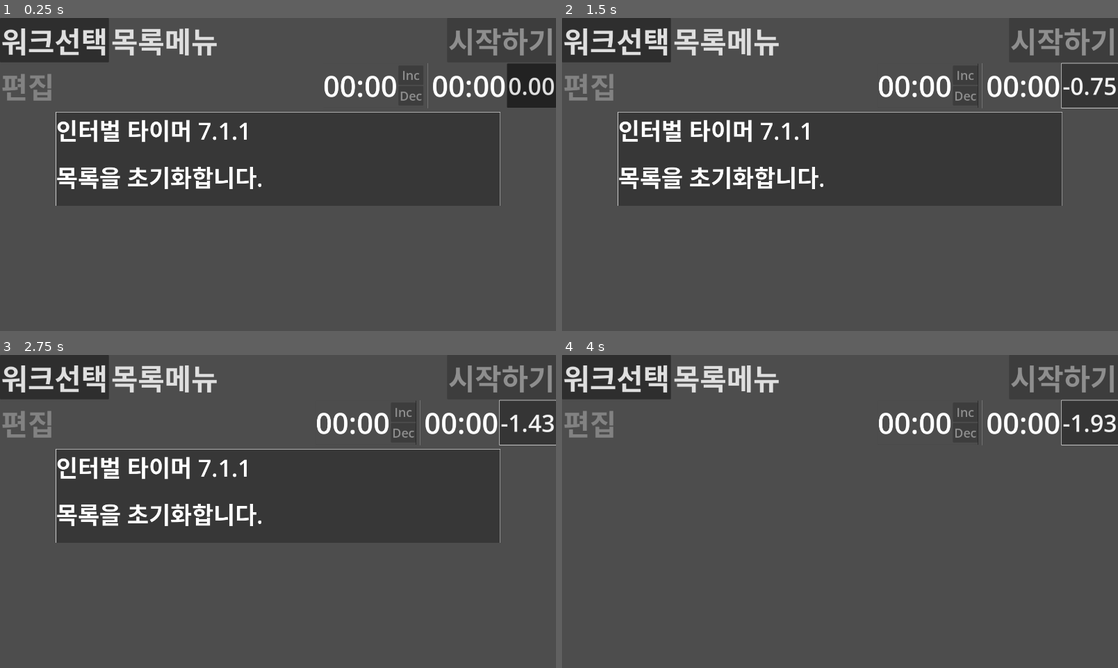
Above: before the commit, frames 1-4 (two rows, left to right).
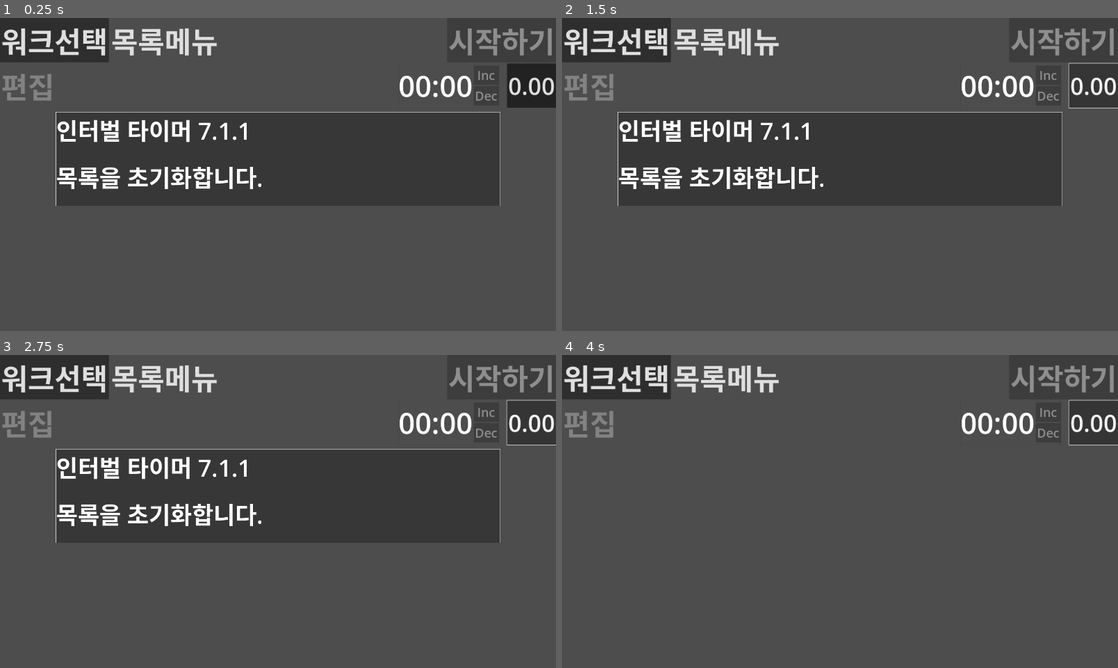
Above: after the commit, the same moments.

Repository: kasworld/maranic
Game: Godot game, scene res://main.tscn
Same seed, same stepped clock (60 frames per second), same inputs: the game is played once before the commit and once after it.
Inputs:
- Up to frame 1 (0.25 s): no input
- Up to frame 2 (1.5 s): click "0.00" at 0.5 s; click "-0.68" (after the commit: "0.00") at 1.25 s
- Up to frame 3 (2.75 s): click "-0.75" (after the commit: "0.00") at 2 s
- Up to frame 4 (4 s): click "-1.43" (after the commit: "0.00") at 2.75 s; click "-1.50" (after the commit: "0.00") at 3.5 s

The runs differ from the first frame. In frame 1, 1.2% of the frame differs, in the area x 58-91%, y 14-29%; in frame 2, 1.3%; in frame 3, 1.4%, in the area x 57-100%, y 14-29%; in frame 4, 1.4%.
Error after the commit: Invalid access of index '0' on a base object of type: 'PackedStringArray'. (res://main.gd:8)

Commit message:
WIP refact subwork

Diff:
--- a/int_edit/int_edit.gd
+++ b/int_edit/int_edit.gd
@@ -18,6 +18,9 @@
 var current_value :int
 var formater :Callable
 
+func _ready() -> void:
+	pass
+
 func init(llow :int, uselow :bool, val :int, lhigh :int, usehigh :bool, fmt :Callable=default_formater)->void:
 	limit_low = llow
 	use_limit_low = uselow
@@ -34,6 +37,7 @@
 func reset()->void:
 	current_value = init_value
 	update_label()
+	print_debug("reset")
 
 func default_formater(v:int)->String:
 	return "%d" % v
--- a/main.gd
+++ b/main.gd
@@ -10,13 +10,13 @@
 @onready var WorkListMenuButton = $VBoxContainer/TitleContainer/WorkListMenuButton
 @onready var CmdMenuButton = $VBoxContainer/TitleContainer/CmdMenuButton
 @onready var StartButton = $VBoxContainer/TitleContainer/StartButton
-@onready var FirstSubWorkNode = $VBoxContainer/FirstSubWorkNode
+@onready var MasterWorkNode = $VBoxContainer/MasterWorkNode
 @onready var SubWorkNodesContainer = $VBoxContainer/ScrollContainer/SubWorkNodesContainer
 
 var work_list :WorkList
-var current_work_index = -1
-var subwork_nodes = []
-var subwork_index = 1
+var current_work_index = -1 # inxex to worklist
+
+var subwork_node_list = [] # == work_list[current_work_index]
 
 # Called when the node enters the scene tree for the first time.
 func _ready() -> void:
@@ -29,9 +29,8 @@
 	CmdMenuButton.get_popup().index_pressed.connect(cmd_menu_index_pressed)
 	reset_work_list()
 	work_list2work_list_menu()
-	FirstSubWorkNode.disable_buttons(true)
-	FirstSubWorkNode.add_subwork.connect(_on_work_container_add_subwork)
-	FirstSubWorkNode.del_subwork.connect(_on_work_container_del_subwork)
+	MasterWorkNode.disable_buttons(true)
+	work_connect(MasterWorkNode)
 
 # work list ########################################################################################
 
@@ -39,7 +38,7 @@
 	WorkListMenuButton.get_popup().clear()
 	for i in work_list.works.size():
 		WorkListMenuButton.get_popup().add_item(work_list.get_at(i).to_str(),i)
-	clear_subwork_nodes()
+	clear_subwork_node_list()
 
 func work_list_menu_index_pressed(sel :int)->void:
 	current_work_index = sel
@@ -107,45 +106,80 @@
 
 # subwork ##########################################################################################
 
-func select_work(work_index :int)->void:
-	var sel_wd = work_list.get_at(work_index)
+func select_work(wi :int)->void:
+	var sel_wd = work_list.get_at(wi)
 	text2speech(tr("%s로 설정합니다.") % sel_wd.get_title())
-	clear_subwork_nodes()
-	make_subwork_nodes(sel_wd)
+	clear_subwork_node_list()
+	make_subwork_node_list(sel_wd)
 	reset_time()
-	update_time_labels()
 	CmdMenuButton.get_popup().set_item_disabled(4,false)
 	StartButton.disabled = false
 
-func clear_subwork_nodes()->void:
+func clear_subwork_node_list()->void:
 	# clear
-	for i in subwork_nodes.size():
+	for i in subwork_node_list.size():
 		if i == 0:
 			continue
-		SubWorkNodesContainer.remove_child(subwork_nodes[i])
-		subwork_nodes[i].queue_free()
-	subwork_nodes = [
-		FirstSubWorkNode
+		SubWorkNodesContainer.remove_child(subwork_node_list[i])
+		subwork_node_list[i].queue_free()
+	subwork_node_list = [
+		MasterWorkNode
 	]
-	FirstSubWorkNode.disable_buttons(true)
-	FirstSubWorkNode.reset()
+	MasterWorkNode.disable_buttons(true)
+	MasterWorkNode.clear()
 	CmdMenuButton.get_popup().set_item_disabled(4,true)
 	StartButton.disabled = true
 
-func make_subwork_nodes(wk :WorkList.Work)->void:
-	FirstSubWorkNode.disable_buttons(false)
+func make_subwork_node_list(wk :WorkList.Work)->void:
+	MasterWorkNode.disable_buttons(false)
 	for i in wk.subwork_list.size()-1:
 		var wn = work_scene.instantiate()
 		wn.focus_mode = Control.FOCUS_ALL
-		wn.add_subwork.connect(_on_work_container_add_subwork)
-		wn.del_subwork.connect(_on_work_container_del_subwork)
-		subwork_nodes.append(wn)
+		work_connect(wn)
+		subwork_node_list.append(wn)
 		SubWorkNodesContainer.add_child(wn)
-	for i in subwork_nodes.size():
+	for i in subwork_node_list.size():
 		var sw = wk.subwork_list[i]
-		subwork_nodes[i].set_subwork(i,sw)
-	if subwork_nodes.size() <= 1 :
-		subwork_nodes[0].disable_menu(1,true)
+		subwork_node_list[i].init(i,sw)
+	if subwork_node_list.size() <= 1 :
+		subwork_node_list[0].disable_menu(1,true)
+
+func work_connect(wn :SubWorkNode)->void:
+	wn.add_subwork.connect(_on_work_container_add_subwork)
+	wn.del_subwork.connect(_on_work_container_del_subwork)
+	wn.time_reached.connect(_on_work_time_reached)
+
+var subwork_index :int = 1
+func _on_work_time_reached(idx :int, v :float)->void:
+	if idx == 0: # masterwork
+		StartButton.button_pressed = false
+		pause_master()
+	else:
+		subwork_index = idx
+		subwork_node_list[subwork_index].reset_time()
+		var oldWorkStr = subwork_node_list[subwork_index].get_label_text()
+		subwork_index += 1
+		if subwork_node_list.size() <= subwork_index:
+			subwork_index = 1
+		var newWorkStr = subwork_node_list[subwork_index].get_label_text()
+		text2speech(tr("%s를 끝내고 %s를 시작합니다.") %[oldWorkStr,newWorkStr])
+		subwork_node_list[subwork_index].grab_focus()
+
+# start and resume
+func start_master()->void:
+	subwork_node_list[0].start()
+	subwork_node_list[subwork_index].start()
+	var sel_wd = work_list.get_at(current_work_index)
+	StartButton.text = tr("멈추기")
+	text2speech(tr("%s를 시작합니다.") % [ sel_wd.get_title() ])
+
+# stop and pause
+func pause_master()->void:
+	subwork_node_list[0].pause()
+	subwork_node_list[subwork_index].pause()
+	var sel_wd = work_list.get_at(current_work_index)
+	StartButton.text = tr("시작하기")
+	text2speech(tr("%s를 멈춥니다.") % [ sel_wd.get_title() ])
 
 func _on_work_container_del_subwork(index :int, sw :WorkList.SubWork)->void:
 	var wk = work_list.get_at(current_work_index)
@@ -161,50 +195,25 @@
 	wk.add_new_subwork( WorkList.SubWork.new(["운동", 60*3]) )
 	work_list2work_list_menu()
 	select_work(current_work_index)
-	subwork_nodes[0].disable_menu(1,false)
+	subwork_node_list[0].disable_menu(1,false)
 
 func _on_start_button_toggled(button_pressed: bool) -> void:
-	if subwork_nodes.size() == 0 :
-		return
-	var sel_wd = work_list.get_at(current_work_index)
-	if button_pressed :
-		if subwork_nodes[0].remainSec<=0:
-			reset_time()
-		StartButton.text = tr("멈추기")
-		text2speech(tr("%s를 시작합니다.") % [ sel_wd.get_title() ])
-		$Timer.start()
+	if subwork_node_list.size() == 0 :
+		return
+	if button_pressed : # start current work
+		start_master()
 	else:
-		StartButton.text = tr("시작하기")
-		text2speech(tr("%s를 멈춥니다.") % [ sel_wd.get_title() ])
-		$Timer.stop()
+		pause_master()
 	disable_buttons(button_pressed)
 
-func _on_timer_timeout() -> void:
-	if subwork_nodes[0].dec_remain_sec() != true: # fail to dec
-		StartButton.button_pressed = false
-	elif subwork_nodes.size() > subwork_index:
-		if subwork_nodes[subwork_index].dec_remain_sec() != true: # move to next sub work
-			subwork_nodes[subwork_index].reset_time()
-			var oldWorkStr = subwork_nodes[subwork_index].get_label_text()
-			subwork_index += 1
-			if subwork_nodes.size() <= subwork_index:
-				subwork_index = 1
-			var newWorkStr = subwork_nodes[subwork_index].get_label_text()
-			text2speech(tr("%s를 끝내고 %s를 시작합니다.") %[oldWorkStr,newWorkStr])
-			subwork_nodes[subwork_index].grab_focus()
-	update_time_labels()
-
-func update_time_labels()->void:
-	for o in subwork_nodes:
-		o.update_time_labels()
 
 func reset_time()->void:
-	for o in subwork_nodes:
+	for o in subwork_node_list:
 		o.reset_time()
 
 func disable_buttons(b :bool)->void:
 	WorkListMenuButton.disabled = b
-	for o in subwork_nodes:
+	for o in subwork_node_list:
 		o.disable_buttons(b)
 
 # raw data #########################################################################################
--- a/main.tscn
+++ b/main.tscn
@@ -7,8 +7,6 @@
 
 [node name="main" type="Node2D"]
 script = ExtResource("1_qfeat")
-
-[node name="Timer" type="Timer" parent="."]
 
 [node name="VBoxContainer" type="VBoxContainer" parent="."]
 offset_right = 1920.0
@@ -53,7 +51,7 @@
 toggle_mode = true
 text = "시작하기"
 
-[node name="FirstSubWorkNode" parent="VBoxContainer" instance=ExtResource("2_ongj6")]
+[node name="MasterWorkNode" parent="VBoxContainer" instance=ExtResource("2_ongj6")]
 layout_mode = 2
 size_flags_vertical = 1
 
@@ -69,5 +67,4 @@
 [node name="TimedMessage" parent="." instance=ExtResource("4_mflyv")]
 visible = false
 
-[connection signal="timeout" from="Timer" to="." method="_on_timer_timeout"]
 [connection signal="toggled" from="VBoxContainer/TitleContainer/StartButton" to="." method="_on_start_button_toggled"]
--- a/subwork_node.gd
+++ b/subwork_node.gd
@@ -1,66 +1,67 @@
 extends HBoxContainer
 
-@onready var timeedit = $TimeEdit
-@onready var timerecorder = $TimeRecorder
+class_name SubWorkNode
 
 signal del_subwork(index :int, sw :WorkList.SubWork)
 signal add_subwork(index :int, sw :WorkList.SubWork)
+signal time_reached(index :int, v :float)
 
 var subwork :WorkList.SubWork
 var subwork_index :int
-var remainSec = 0
 
-# Called when the node enters the scene tree for the first time.
-func _ready() -> void:
-	$MenuButton.get_popup().theme = preload("res://menulist_theme.tres")
-	$MenuButton.get_popup().index_pressed.connect(menu_index_pressed)
-	$TimeEdit.init(0,true,0,99,false,TickLib.tick2stri)
-	$TimeEdit.value_changed.connect(set_subwork_second)
-
-func set_subwork_second() ->void:
-	subwork.second = $TimeEdit.get_value()
-	if subwork.second < 0 :
-		subwork.second = 0
-	$TimeRecorder.set_initial_sec(subwork.second)
-	reset_time()
-	update_time_labels()
-
-func set_subwork(i :int, sw :WorkList.SubWork)->void:
+func init(i :int, sw :WorkList.SubWork)->void:
 	subwork_index = i
 	subwork = sw
 	$NameEdit.text = subwork.name
 	$MenuButton.text = subwork.name
 	$TimeRecorder.init(i, 200, TickLib.tick2stri)
 	$TimeRecorder.set_initial_sec(subwork.second)
+	$TimeEdit.set_init_value(subwork.second)
 
-func reset()->void:
+
+# Called when the node enters the scene tree for the first time.
+func _ready() -> void:
+	$MenuButton.get_popup().theme = preload("res://menulist_theme.tres")
+	$MenuButton.get_popup().index_pressed.connect(_on_menu_index_pressed)
+	$TimeRecorder.overrun.connect(_on_timerecorder_overrun)
+	$TimeEdit.init(0,true,0,99,false,TickLib.tick2stri)
+	$TimeEdit.value_changed.connect(_on_edit_value_changed)
+
+func _on_timerecorder_overrun(v:float)->void:
+	time_reached.emit(subwork_index, v)
+	reset_time()
+
+func _on_edit_value_changed() ->void:
+	subwork.second = $TimeEdit.get_value()
+	if subwork.second < 0 :
+		subwork.second = 0
+	$TimeRecorder.set_initial_sec(subwork.second)
+	reset_time()
+
+func clear()->void:
 	subwork_index = -1
 	subwork = null
-	remainSec = 0
-	update_time_labels()
 	$NameEdit.text = ""
-	$TimeEdit.reset()
-	$TimeRecorder.set_initial_sec(remainSec)
+	$TimeEdit.set_init_value(0)
+	$TimeRecorder.set_initial_sec(0)
 
-func update_time_labels()->void:
-	$SecRemainLabel.text = TickLib.tick2stri(remainSec)
+func reset_time()->void:
+	$TimeRecorder.reset()
+
+# start and resume
+func start()->void:
+	$TimeRecorder.start()
+
+# stop and pause
+func pause()->void:
+	$TimeRecorder.pause()
 
 func disable_buttons(b :bool)->void:
 	$MenuButton.disabled = b
 	$TimeEdit.disable_buttons(b)
 
-func reset_time()->void:
-	remainSec = subwork.second
-	$TimeEdit.set_init_value(remainSec)
-
 func get_label_text()->String:
 	return $NameEdit.text
-
-func dec_remain_sec() -> bool:
-	remainSec -= 1
-	if remainSec <= 0:
-		return false # not success
-	return true
 
 func disable_menu(i :int, b :bool)->void:
 	$MenuButton.get_popup().set_item_disabled(i,b)
@@ -70,7 +71,7 @@
 	$NameEdit.visible = b
 	$MenuButton.visible = not b
 
-func menu_index_pressed(sel :int)->void:
+func _on_menu_index_pressed(sel :int)->void:
 	match sel :
 		0: # 서브워크이름바꾸기
 			edit_name( true)
--- a/subwork_node.tscn
+++ b/subwork_node.tscn
@@ -52,14 +52,9 @@
 custom_minimum_size = Vector2(20, 0)
 layout_mode = 2
 
-[node name="SecRemainLabel" type="Label" parent="."]
-layout_mode = 2
-theme = ExtResource("2_dbx7h")
-text = "00:00"
-
 [node name="TimeRecorder" parent="." instance=ExtResource("5_miup7")]
 layout_mode = 2
-theme = SubResource("Theme_84h71")
+theme = SubResource("Theme_lr5g8")
 
 [connection signal="focus_entered" from="NameEdit" to="." method="_on_name_edit_focus_entered"]
 [connection signal="focus_exited" from="NameEdit" to="." method="_on_name_edit_focus_exited"]
--- a/time_recorder/time_recorder.gd
+++ b/time_recorder/time_recorder.gd
@@ -2,7 +2,8 @@
 
 class_name TimeRecorder
 
-signal started(n:int)
+signal started(n:int) # emit when 1st start
+signal overrun(v :float) # emit when count down over 0 with overrun value(<0)
 
 var initial_sec :float
 var start_tick :float
@@ -21,6 +22,7 @@
 	formater = fmt
 	theme.default_font_size = fsize
 
+# set initial sec and count donw timer
 func set_initial_sec(t :float)->void:
 	initial_sec = t
 	is_downward = true
@@ -36,6 +38,12 @@
 	started.emit(index)
 	resume()
 
+func start()->void:
+	if is_inuse:
+		resume()
+	else:
+		start1st()
+
 func pause()->void:
 	is_paused = true
 	sum_tick += get_last_dur()
@@ -48,6 +56,8 @@
 	var dur :float
 	if is_downward:
 		dur = get_remain_sec()
+		if dur < 0 :
+			overrun.emit(dur)
 	else:
 		dur = get_progress_sec()
 	$ButtonSec.text = formater.call(dur)
Not shown: 1 places in subwork_node.tscn that only renumber resources
